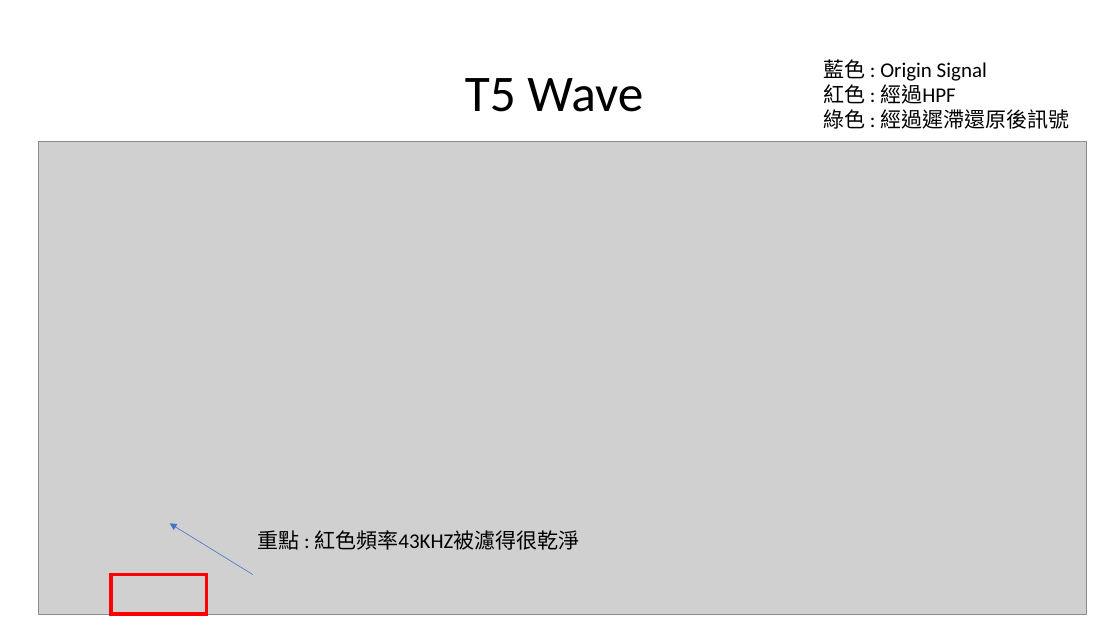
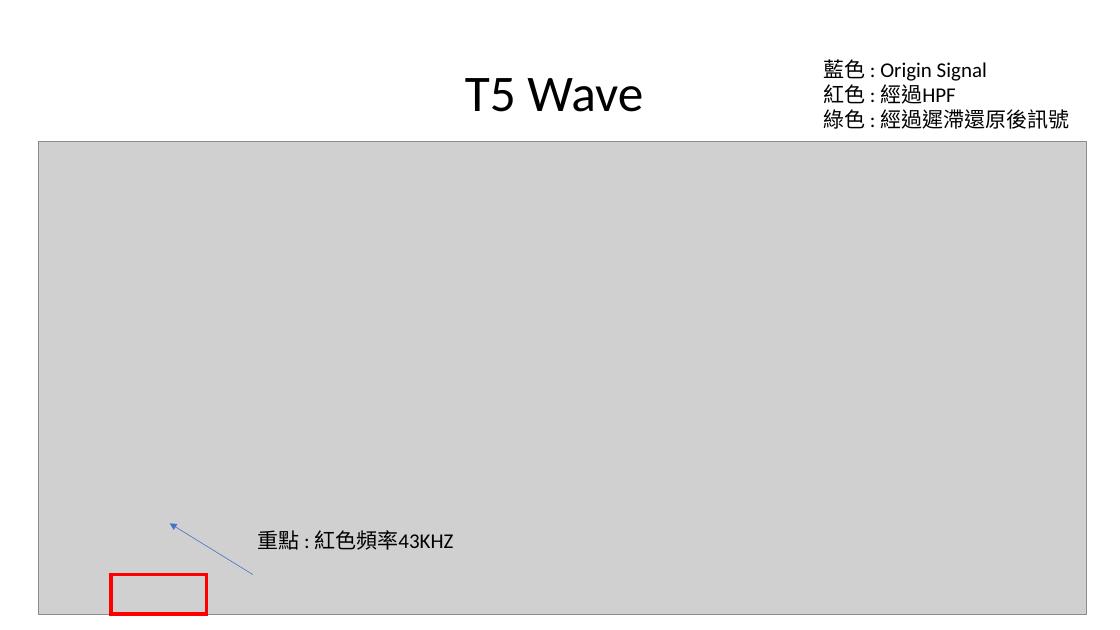
Before and after one commit to a0910281835/Summrary_PDF, a slide deck: slide 44 of Project_Summary_pdf/Project_Summary.pptx (slide 42 before the commit). Drawn at 1120x630 pixels with LibreOffice and Linux fonts; fonts in the diff are those of the drawing; grey boxes stand for pictures. Boxes give left, top, right and bottom in pixels: in the first picture for what was removed or moved away, otherwise in the second. Text is boxed around its words. In the diff, an @@ line names an element or a change of style, - is before the commit and + after.

```diff
--- a/Project_Summary_pdf/Project_Summary.pptx
+++ b/Project_Summary_pdf/Project_Summary.pptx
@@ text at bbox=[257, 530, 453, 550]: text changed @@
-重點 : 紅色頻率43KHZ被濾得很乾淨
+重點 : 紅色頻率43KHZ
```
Also in this commit, not shown: 2 other slides changed, 3 slides added.
